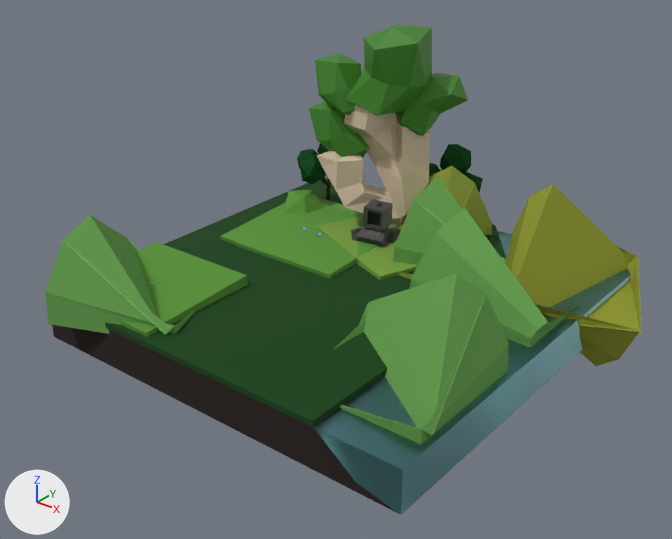
The Blender file Visual Project FIles/ROOMS/smfm room 12 redo again.blend, before and after one commit.
Both versions are drawn from a 50 mm camera at (8.45, -10.98, 8.18) aimed at (0.25, -0.72, 1.82). The axes (+X, +Y, +Z) are drawn at lower left. The lights are the same throughout.

Script lines for the objects in view, before the commit:
```python
ob_cube = bpy.data.objects.new('Cube', me_cube_019)
ob_cube.location = (-0.48, 1.37, 1.88)
ob_cube.rotation_euler = (-0.0429, 0.0353, -1.385)  # degrees (-2.5, 2, -79)
ob_cube.scale = (0.191, -0.191, 0.191)
ob_cube_001 = bpy.data.objects.new('Cube.001', me_cube_018)
ob_cube_001.parent = ob_low_poly_fire_tree
ob_cube_001.location = (0.0235, 0.0221, -0.0167)
ob_cube_008 = bpy.data.objects.new('Cube.008', me_cube_036)
ob_cube_008.location = (-2.62, -2.53, 1.11)
ob_cube_008.rotation_euler = (0.0, 0.0, -1.558)  # degrees (0, 0, -89)
ob_cube_008.scale = (4.33, -4.33, 3.24)
ob_cube_017 = bpy.data.objects.new('Cube.017', me_cube_020)
ob_cube_017.location = (-0.49, 1.32, 1.47)
ob_cube_017.rotation_euler = (0.0, -1.01, -1.378)  # degrees (0, -58, -79)
ob_cube_017.scale = (0.157, -0.197, 0.197)
ob_cube_018 = bpy.data.objects.new('Cube.018', me_cube_021)
ob_cube_018.location = (-0.22, 1.5, 1.46)
ob_cube_018.rotation_euler = (-0.266, -0.186, -1.428)  # degrees (-15, -11, -82)
ob_cube_018.scale = (-0.113, 0.0562, -0.138)
ob_cube_020 = bpy.data.objects.new('Cube.020', me_cube_023)
ob_cube_020.location = (-0.77, 1.15, 1.46)
ob_cube_020.rotation_euler = (0.266, -0.186, -1.329)  # degrees (15, -11, -76)
ob_cube_020.scale = (-0.113, 0.0562, -0.138)
ob_cube_022 = bpy.data.objects.new('Cube.022', me_cube_025)
ob_cube_022.location = (-0.45, 1.26, 1.59)
ob_cube_022.rotation_euler = (0.0, -4.296, -1.378)  # degrees (0, -246, -79)
ob_cube_022.scale = (0.0579, -0.115, 0.115)
ob_cube_031 = bpy.data.objects.new('Cube.031', me_cube_034)
ob_cube_031.location = (-2.34, -2.47, 1.11)
ob_cube_031.rotation_euler = (0.0, 0.0, -1.189)  # degrees (0, 0, -68)
ob_cube_031.scale = (4.33, -4.33, 4.33)
# also in view: 'Cube.013' at (-1.77, 0.89, 1.3); 'Icosphere.028' at (-1.57, 1.74, 3.13); 'Grass' at (-0.7, 0.0, 1.25); 'Dirt' at (0.0, 0.0, 0.9); 'Cube.007' at (-0.23, 1.67, 1.3)
```
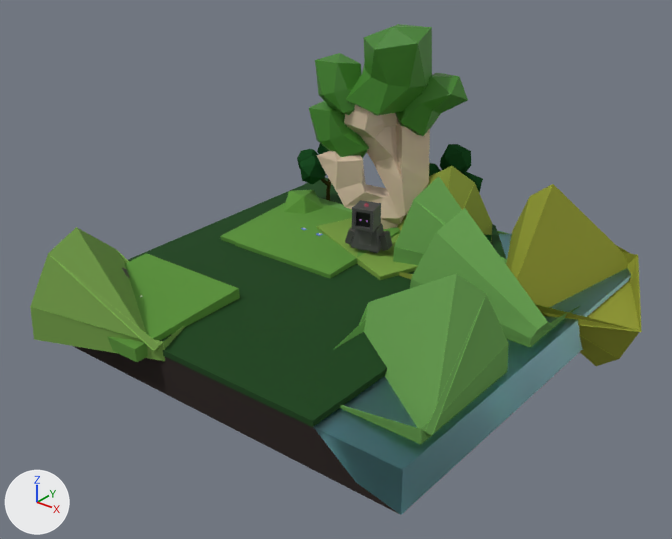
Where the change shows, as pixel boxes [x1, y1, x2, y2] in the pictures (672 x 539 px):
'Cube.031', moved
    before: [45, 215, 195, 335]
    after: [30, 227, 185, 361]
'Cube.008', moved
    before: [120, 242, 248, 337]
    after: [107, 253, 240, 362]
'Cube', moved, turned
    before: [363, 199, 393, 231]
    after: [352, 200, 381, 232]
'Cube.017', moved, turned
    before: [355, 225, 390, 247]
    after: [351, 224, 384, 252]
'Cube.018', moved
    before: [388, 229, 400, 243]
    after: [379, 231, 393, 250]
'Cube.022', moved
    before: [366, 228, 381, 236]
    after: [359, 232, 372, 246]
'Cube.020', moved, turned
    before: [351, 227, 361, 241]
    after: [345, 227, 355, 245]

The edits, one by one:
Object 'Cube.008' (ob_cube_008) moves from (-2.62, -2.53, 1.11) to (-2.4, -2.95, 1.11).
Object 'Cube.031' (ob_cube_031) moves from (-2.34, -2.47, 1.11) to (-2.11, -2.89, 1.11).
Object 'Cube' (ob_cube) moves from (-0.48, 1.37, 1.88) to (-0.3, 0.8, 2.09).
Object 'Cube' (ob_cube) turns from (-2.5, 2, -79) to (0, 0, -74) degrees about x, y and z.
Object 'Cube.017' (ob_cube_017) moves from (-0.49, 1.32, 1.47) to (-0.34, 0.92, 1.68).
Object 'Cube.017' (ob_cube_017) turns from (0, -58, -79) to (0, 0, -74) degrees about x, y and z.
Object 'Cube.018' (ob_cube_018) moves from (-0.22, 1.5, 1.46) to (-0.03, 1.01, 1.64).
Object 'Cube.020' (ob_cube_020) moves from (-0.77, 1.15, 1.46) to (-0.64, 0.83, 1.64).
Object 'Cube.020' (ob_cube_020) turns from (15, -11, -76) to (-16, 0, -74) degrees about x, y and z.
Object 'Cube.022' (ob_cube_022) moves from (-0.45, 1.26, 1.59) to (-0.3, 0.8, 1.68).
